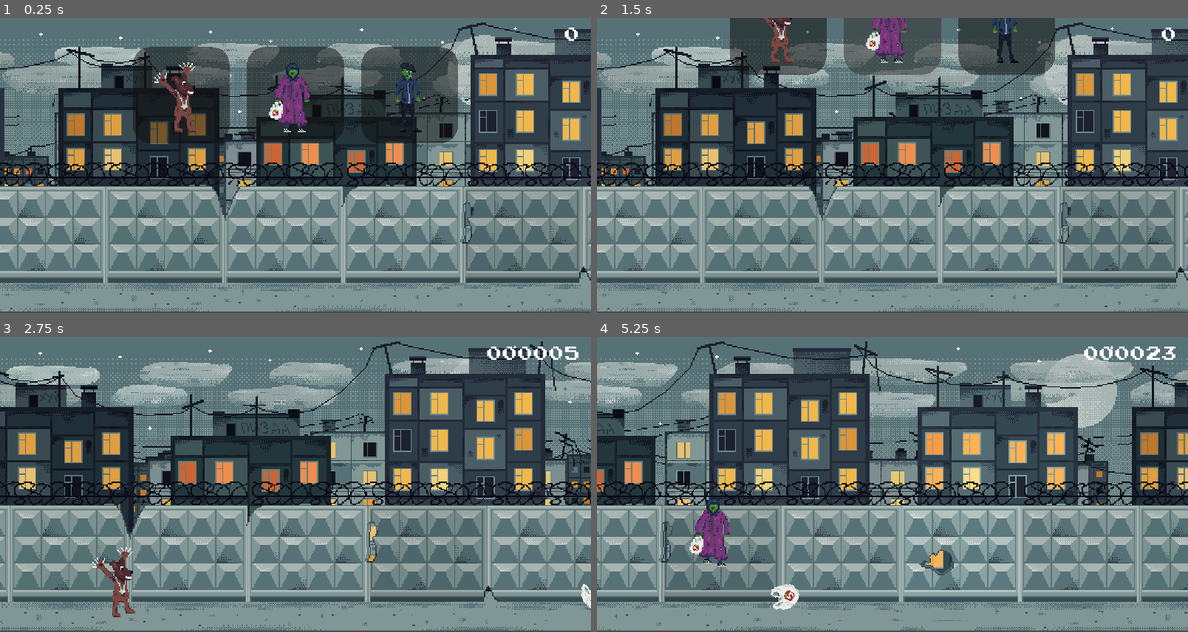
Above: before the commit, frames 1-4 (two rows, left to right).
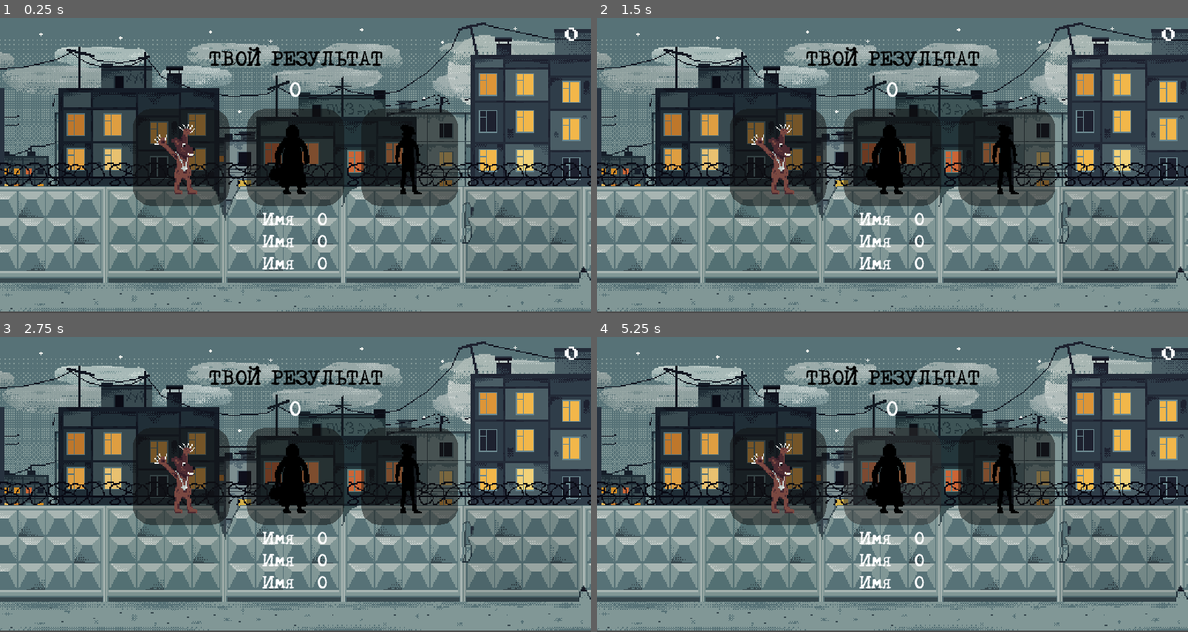
Above: after the commit, the same moments.

Repository: drxwat/godot-runner-yopta
Game: Godot game, scene res://game/Game.tscn
Same seed, same stepped clock (60 frames per second), same inputs: the game is played once before the commit and once after it.
Inputs (mouse positions are in pixels of both pictures, inside the frame that each line leads up to):
- Up to frame 1 (0.25 s): no input
- Up to frame 2 (1.5 s): tap Enter at 0.5 s; move the mouse to (780, 94) at 0.52 s; click (780, 94) at 0.67 s; tap Space (jump) at 0.77 s; move the mouse to (892, 56) at 1.27 s; click (892, 56) at 1.42 s
- Up to frame 3 (2.75 s): tap Space (jump) at 1.52 s; move the mouse to (354, 419) at 2.02 s; click (354, 419) at 2.17 s
- Up to frame 4 (5.25 s): move the mouse to (862, 543) at 2.77 s; click (862, 543) at 2.92 s; tap Space (jump) at 3.02, 3.77, 4.52 s; move the mouse to (1069, 528) at 3.52 s; click (1069, 528) at 3.67 s; move the mouse to (715, 440) at 4.27 s; click (715, 440) at 4.42 s; move the mouse to (922, 484) at 5.02 s; click (922, 484) at 5.17 s

The runs differ from the first frame. In frame 1, 17% of the frame differs, in the area x 22-78%, y 9-86%; in frame 2, 19%; in frame 3, 53%; in frame 4, 58%, in the area x 0-100%, y 1-100%.

Commit message:
basic Yandex integration

Diff:
--- /dev/null
+++ b/core/YSDK.gd
@@ -0,0 +1,30 @@
+extends Node
+
+var window := JavaScript.get_interface("window")
+
+var init_SDK_callback = JavaScript.create_callback(self, "init_SDK")
+
+var player_info = {
+	"name": "",
+	"is_authenticated": false,
+	"hi_score": 0
+}
+var is_authenticated := false
+
+func _ready() -> void:
+	if window:
+		print("Initializing SDK")
+		window.initSDK(init_SDK_callback)
+
+func init_SDK(args):
+	print(args)
+	if args[0] == true:
+		player_info.name = args[1]
+		player_info.is_authenticated = args[2]
+		player_info.hi_score = args[3]
+
+func update_player_score(score: int):
+	if is_authenticated and score > player_info.hi_score:
+		print("updating score")
+		player_info.hi_score = score
+		window.updatePlayerScore(score)
--- a/game/Game.gd
+++ b/game/Game.gd
@@ -11,7 +11,6 @@
 	preload("res://game/obstacles/stump/Stump.tscn"),
 	preload("res://game/obstacles/bag/Bag.tscn")
 ]
-
 
 var distance_to_next_obstacle := 0
 var screen_width := 512.0
@@ -27,6 +26,7 @@
 func _ready() -> void:
 	screen_width = get_viewport_rect().size.x
 	Globals.connect("game_started", self, "start_game")
+	Globals.connect("game_over", self, "game_over")
 	Globals.connect("character_selected", self, "spawn_character")
 
 func _process(delta: float) -> void:
@@ -63,3 +63,7 @@
 	Globals.is_game_started = true
 	distance_to_next_obstacle += character.global_position.x
 	points = 0
+
+func game_over():
+	Ysdk.update_player_score(points)
+	points = 0.0
--- a/game/character/Character.gd
+++ b/game/character/Character.gd
@@ -43,3 +43,7 @@
 	animated_sprite.frames = sprite_frames
 	animated_sprite.animation = "run"
 	animated_sprite.play()
+
+
+func _on_ObstacleArea2D_body_entered(body: Obstacle) -> void:
+	Globals.emit_signal("game_over")
--- a/game/character/Character.tscn
+++ b/game/character/Character.tscn
@@ -1,7 +1,10 @@
-[gd_scene load_steps=4 format=2]
+[gd_scene load_steps=5 format=2]
 
 [ext_resource path="res://game/character/GopFrames.tres" type="SpriteFrames" id=1]
 [ext_resource path="res://game/character/Character.gd" type="Script" id=2]
+
+[sub_resource type="RectangleShape2D" id=6]
+extents = Vector2( 2, 10 )
 
 [sub_resource type="CapsuleShape2D" id=5]
 height = 35.0
@@ -11,14 +14,23 @@
 collision_mask = 5
 script = ExtResource( 2 )
 
+[node name="CollisionShape2D" type="CollisionShape2D" parent="."]
+position = Vector2( 0, -10 )
+shape = SubResource( 6 )
+
 [node name="AnimatedSprite" type="AnimatedSprite" parent="."]
 frames = ExtResource( 1 )
 animation = "run"
-frame = 1
 playing = true
 centered = false
 offset = Vector2( -32, -64 )
 
-[node name="CollisionShape2D" type="CollisionShape2D" parent="."]
+[node name="ObstacleArea2D" type="Area2D" parent="."]
+collision_layer = 0
+collision_mask = 4
+
+[node name="CollisionShape2D" type="CollisionShape2D" parent="ObstacleArea2D"]
 position = Vector2( -1, -28 )
 shape = SubResource( 5 )
+
+[connection signal="body_entered" from="ObstacleArea2D" to="." method="_on_ObstacleArea2D_body_entered"]
--- a/game/main_ui/MainUI.gd
+++ b/game/main_ui/MainUI.gd
@@ -8,7 +8,6 @@
 	Globals.connect("character_selected", self, "remove_ui")
 
 func remove_ui(character_type: int):
-	print("ANIMATE")
 	tween.interpolate_property(character_selector, "rect_position", character_selector.rect_position,
 		Vector2(0, -120), Globals.UI_AMINATION_DURATION, Tween.TRANS_QUAD, Tween.EASE_IN_OUT)
 	tween.start()
--- a/game/main_ui/MainUI.tscn
+++ b/game/main_ui/MainUI.tscn
@@ -1,9 +1,14 @@
-[gd_scene load_steps=6 format=2]
+[gd_scene load_steps=9 format=2]
 
 [ext_resource path="res://game/main_ui/character_portrait/CharacterPortrait.tscn" type="PackedScene" id=1]
 [ext_resource path="res://game/main_ui/MainUI.gd" type="Script" id=2]
 [ext_resource path="res://assets/characters/babka_atlas.tres" type="Texture" id=3]
 [ext_resource path="res://assets/characters/gop_atlas.tres" type="Texture" id=4]
+[ext_resource path="res://assets/fonts/ds_moster.ttf" type="DynamicFontData" id=5]
+[ext_resource path="res://game/main_ui/leaderboard_entry/LeaderboardEntry.tscn" type="PackedScene" id=6]
+
+[sub_resource type="DynamicFont" id=2]
+font_data = ExtResource( 5 )
 
 [sub_resource type="StyleBoxFlat" id=1]
 bg_color = Color( 0.188235, 0.188235, 0.188235, 0.509804 )
@@ -28,41 +33,84 @@
 margin_right = 502.0
 margin_bottom = 251.0
 
+[node name="TOPScore" type="VBoxContainer" parent="VBoxContainer"]
+margin_right = 492.0
+margin_bottom = 52.0
+
+[node name="Label" type="Label" parent="VBoxContainer/TOPScore"]
+margin_right = 492.0
+margin_bottom = 24.0
+custom_colors/font_color = Color( 0, 0, 0, 1 )
+custom_fonts/font = SubResource( 2 )
+text = "ТВОЙ РЕЗУЛЬТАТ"
+align = 1
+
+[node name="Label2" type="Label" parent="VBoxContainer/TOPScore"]
+margin_top = 28.0
+margin_right = 492.0
+margin_bottom = 52.0
+custom_fonts/font = SubResource( 2 )
+text = "0"
+align = 1
+
 [node name="CharacterSelectorContainer" type="HBoxContainer" parent="VBoxContainer"]
+margin_top = 56.0
 margin_right = 492.0
-margin_bottom = 84.0
+margin_bottom = 140.0
 custom_constants/separation = 15
 alignment = 1
 
 [node name="Character" parent="VBoxContainer/CharacterSelectorContainer" instance=ExtResource( 1 )]
-self_modulate = Color( 0.341176, 0.341176, 0.341176, 1 )
 margin_left = 105.0
 margin_right = 189.0
 margin_bottom = 84.0
 custom_styles/panel = SubResource( 1 )
 
 [node name="Character2" parent="VBoxContainer/CharacterSelectorContainer" instance=ExtResource( 1 )]
-self_modulate = Color( 0.341176, 0.341176, 0.341176, 1 )
 margin_left = 204.0
 margin_right = 288.0
 margin_bottom = 84.0
 custom_styles/panel = SubResource( 1 )
+points_to_unlock = 500
 character_type = 1
 
 [node name="TextureRect" parent="VBoxContainer/CharacterSelectorContainer/Character2/CenterContainer" index="0"]
 texture = ExtResource( 3 )
 
 [node name="Character3" parent="VBoxContainer/CharacterSelectorContainer" instance=ExtResource( 1 )]
-self_modulate = Color( 0.341176, 0.341176, 0.341176, 1 )
 margin_left = 303.0
 margin_right = 387.0
 margin_bottom = 84.0
 custom_styles/panel = SubResource( 1 )
+points_to_unlock = 1000
 character_type = 2
 
 [node name="TextureRect" parent="VBoxContainer/CharacterSelectorContainer/Character3/CenterContainer" index="0"]
 texture = ExtResource( 4 )
 
+[node name="VBoxContainer" type="VBoxContainer" parent="VBoxContainer"]
+margin_top = 144.0
+margin_right = 492.0
+margin_bottom = 207.0
+custom_constants/separation = 0
+
+[node name="LeaderboardEntry" parent="VBoxContainer/VBoxContainer" instance=ExtResource( 6 )]
+margin_right = 492.0
+margin_bottom = 21.0
+alignment = 1
+
+[node name="LeaderboardEntry2" parent="VBoxContainer/VBoxContainer" instance=ExtResource( 6 )]
+margin_top = 21.0
+margin_right = 492.0
+margin_bottom = 42.0
+alignment = 1
+
+[node name="LeaderboardEntry3" parent="VBoxContainer/VBoxContainer" instance=ExtResource( 6 )]
+margin_top = 42.0
+margin_right = 492.0
+margin_bottom = 63.0
+alignment = 1
+
 [node name="Tween" type="Tween" parent="."]
 
 [editable path="VBoxContainer/CharacterSelectorContainer/Character2"]
--- /dev/null
+++ b/game/main_ui/leaderboard_entry/LeaderboardEntry.tscn
@@ -0,0 +1,23 @@
+[gd_scene load_steps=2 format=2]
+
+[ext_resource path="res://game/main_ui/leaderboard_entry/LeaderboardEntryFont.tres" type="DynamicFont" id=1]
+
+[node name="LeaderboardEntry" type="HBoxContainer"]
+margin_right = 40.0
+margin_bottom = 40.0
+custom_constants/separation = 20
+
+[node name="Name" type="Label" parent="."]
+margin_top = 9.0
+margin_right = 29.0
+margin_bottom = 30.0
+custom_fonts/font = ExtResource( 1 )
+text = "Имя"
+
+[node name="Score" type="Label" parent="."]
+margin_left = 49.0
+margin_top = 9.0
+margin_right = 57.0
+margin_bottom = 30.0
+custom_fonts/font = ExtResource( 1 )
+text = "0"
--- /dev/null
+++ b/game/main_ui/leaderboard_entry/LeaderboardEntryFont.tres
@@ -0,0 +1,7 @@
+[gd_resource type="DynamicFont" load_steps=2 format=2]
+
+[ext_resource path="res://assets/fonts/ds_moster.ttf" type="DynamicFontData" id=1]
+
+[resource]
+size = 14
+font_data = ExtResource( 1 )
--- a/project.godot
+++ b/project.godot
@@ -27,6 +27,7 @@
 [autoload]
 
 Globals="*res://core/Globals.gd"
+Ysdk="*res://core/YSDK.gd"
 
 [display]
 
Not shown, changed: .gitignore
Not shown, added: yandex.js
